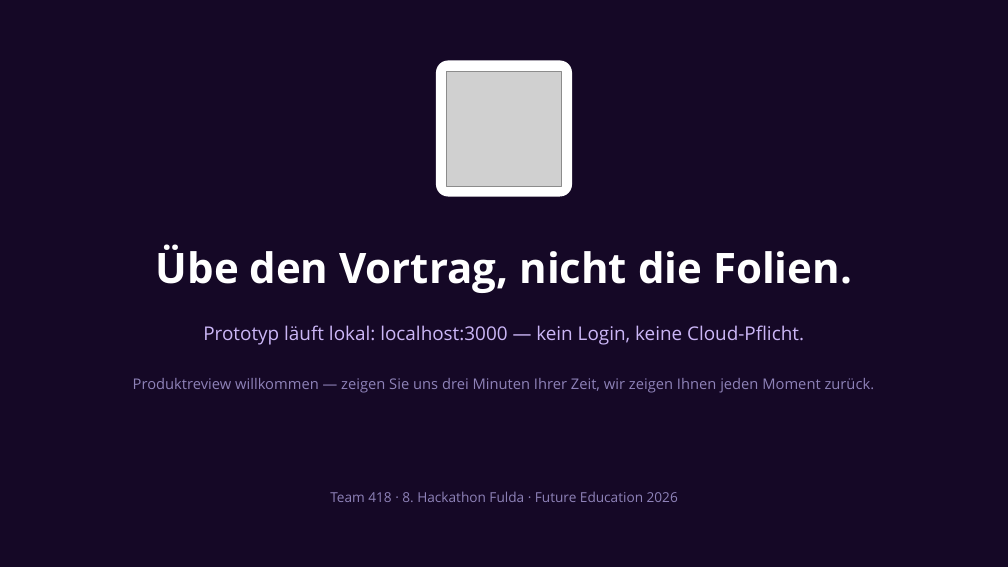
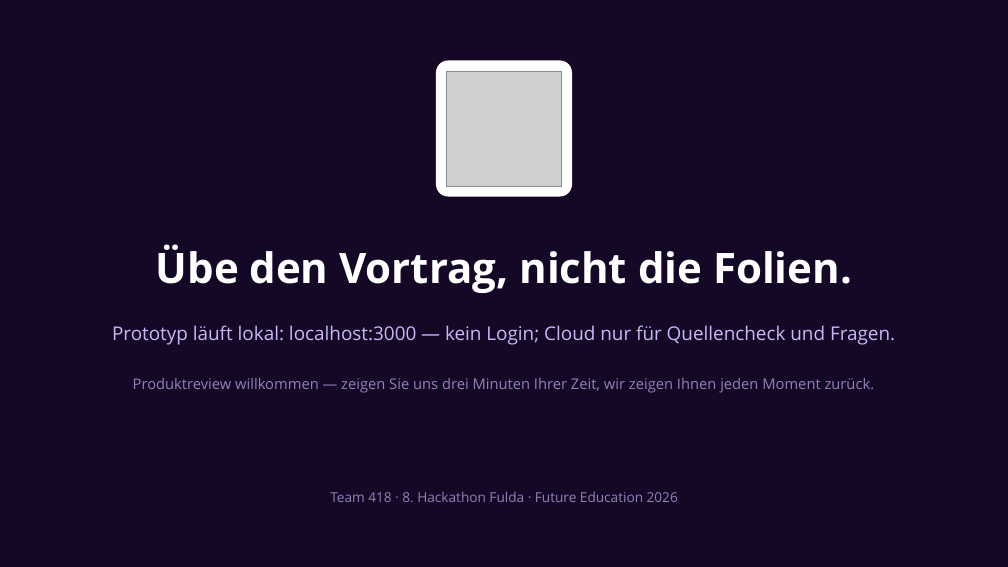
Before and after one commit to johannes3502/hackathon-fulda, a slide deck: slide 14 of pitch/PitchPractice-Pitch.pptx. Drawn at 1008x567 pixels with LibreOffice and Linux fonts; fonts in the diff are those of the drawing; grey boxes stand for pictures. Boxes give left, top, right and bottom in pixels: in the first picture for what was removed or moved away, otherwise in the second. Text is boxed around its words. In the diff, an @@ line names an element or a change of style, - is before the commit and + after.

```diff
--- a/pitch/PitchPractice-Pitch.pptx
+++ b/pitch/PitchPractice-Pitch.pptx
@@ text at bbox=[112, 325, 895, 345]: text changed @@
-Prototyp läuft lokal: localhost:3000 — kein Login, keine Cloud-Pflicht.
+Prototyp läuft lokal: localhost:3000 — kein Login; Cloud nur für Quellencheck und Fragen.
```
Also in this commit, not shown: 7 other slides changed, 14 other files.
